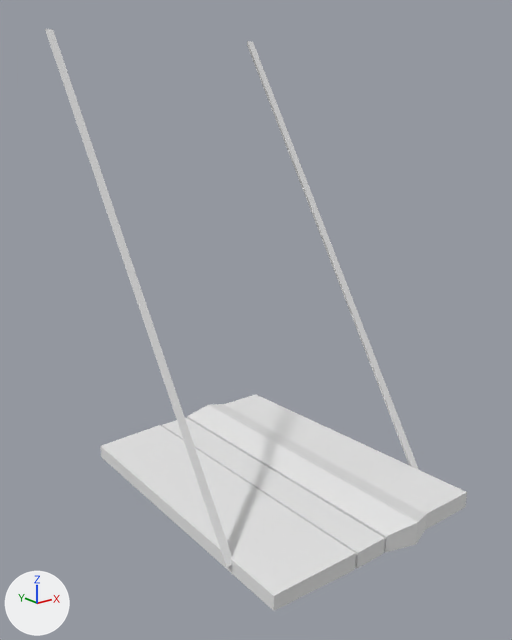
Two versions of the FBX model Project Humans/Assets/polyperfect/Low Poly Ultimate Pack/M/- Meshes_M/Medieval_M/drawbridge-medieval.fbx, one commit apart.
Before and after are seen from a camera (50 mm lens) standing at (-5.91, -9.34, 5.39) and looking at (-0.17, -2.16, 2.52). The lights are fixed; the arrows at lower left show +X, +Y and +Z. Where no turn or scale is listed for an object, it has been applied to the vertices.

The older version as bpy lines, for what is in view:
```python
mat_10_brown_dark = principled_material('10 BROWN-DARK')
mat_10_brown_dark.base_color = (0.8, 0.8, 0.8)  # white #e7e7e7
mat_10_brown_dark.roughness = 0.553
mat_57_black = principled_material('57 BLACK')
mat_57_black.base_color = (0.8, 0.8, 0.8)  # white #e7e7e7
mat_57_black.roughness = 0.553
me_drawbridge_medieval = bpy.data.meshes.new('drawbridge-medieval')
me_drawbridge_medieval.from_pydata(...)  # 56 vertices, 44 faces; spans x -1.75..1.78, y -4.57..0.44, z 0.0..6.26
# faces by material slot: [18, 26]
me_drawbridge_medieval.materials.append(mat_57_black)  # white #e7e7e7
me_drawbridge_medieval.materials.append(mat_10_brown_dark)  # white #e7e7e7
ob_drawbridge_medieval = bpy.data.objects.new('drawbridge-medieval', me_drawbridge_medieval)
ob_drawbridge_medieval.location = (0.0, 0.0, 0.0)
```
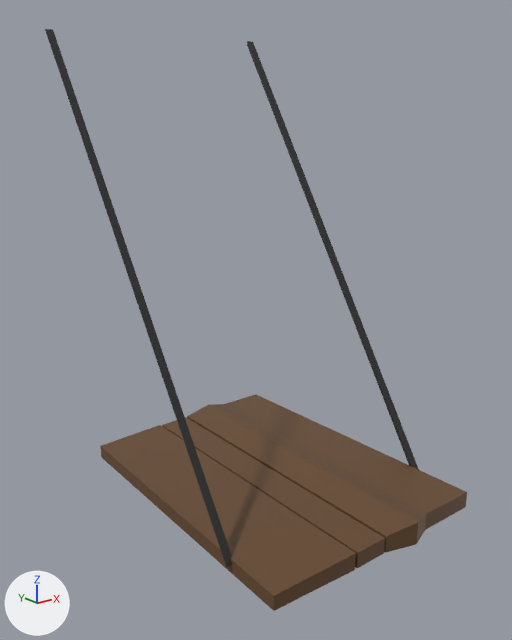
Where the newer file only moved an object's origin or applied its transform, the numbers keep the older frame.

The change in detail:
Material '57 BLACK' (mat_57_black) changes colour from white #e7e7e7 to black #292929; in linear values from (0.8, 0.8, 0.8) to (0.0222, 0.0222, 0.0222).
Material '10 BROWN-DARK' (mat_10_brown_dark) changes colour from white #e7e7e7 to brown #67492d; in linear values from (0.8, 0.8, 0.8) to (0.136, 0.0666, 0.0262).

What differs and where, as boxes [x1, y1, x2, y2] in the pictures (512 x 640 px):
'drawbridge-medieval', recoloured (white to brown): [45, 29, 467, 611] in both
